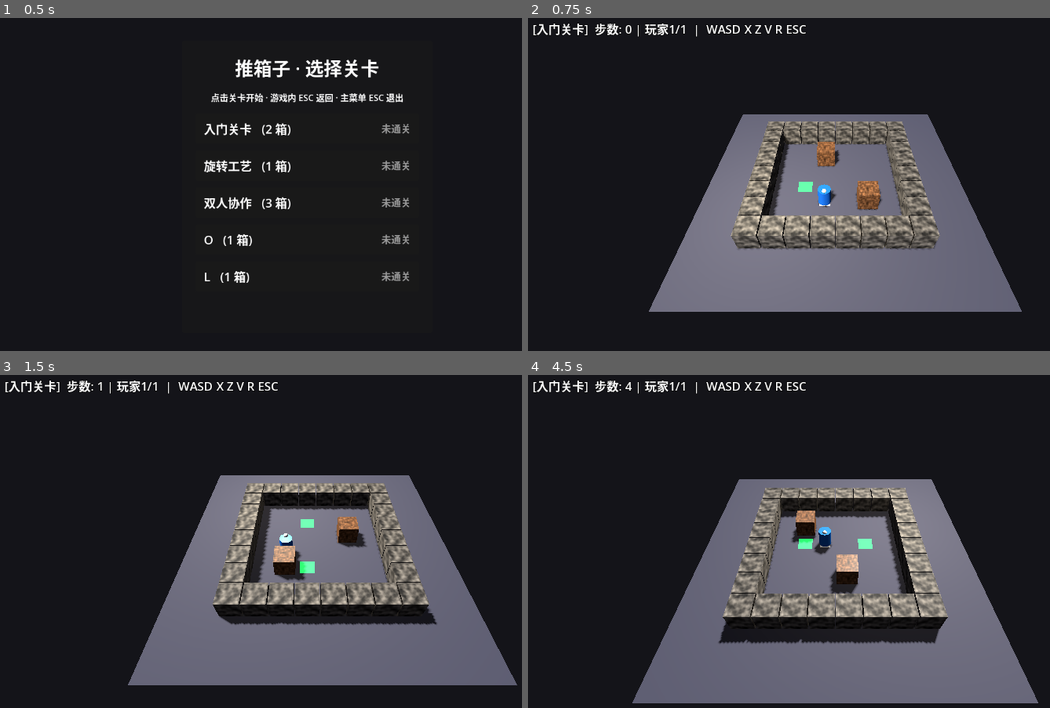
Above: before the commit, frames 1-4 (two rows, left to right).
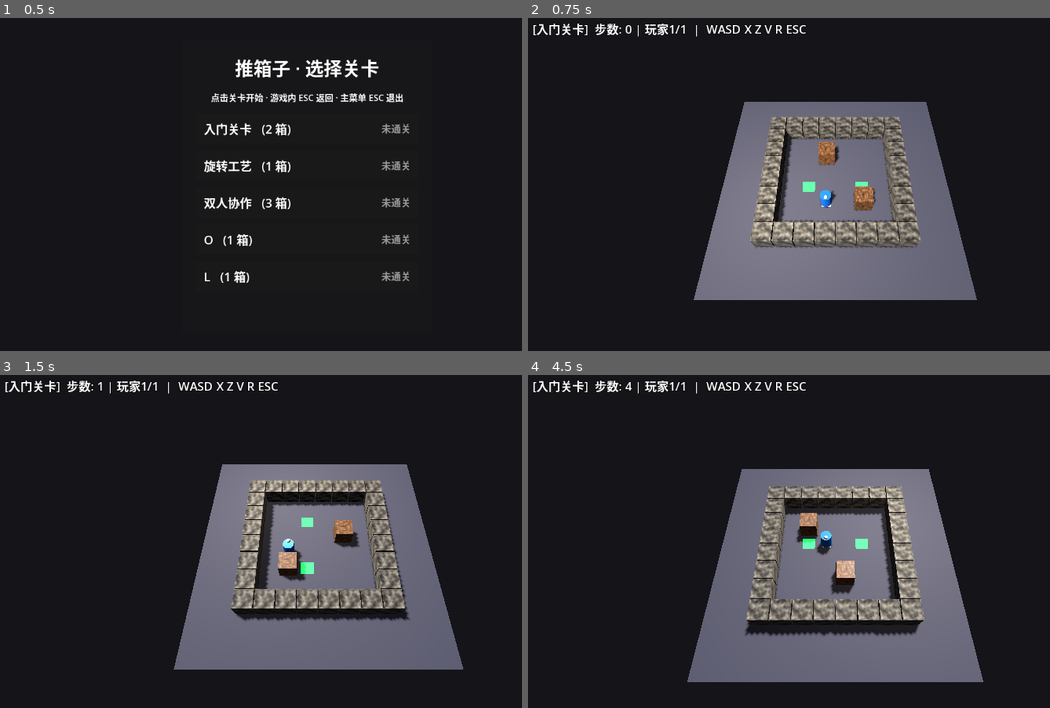
Above: after the commit, the same moments.

Repository: Kevin114514/GodotSokoban
Game: Godot game, scene res://LevelSelect.tscn
The game is run twice, just before and just after one commit, with the same random seed, the same clock (stepped at 60 frames per second) and the same inputs.
Inputs (mouse positions are in pixels of both pictures, inside the frame that each line leads up to):
- Up to frame 1 (0.5 s): no input
- Up to frame 2 (0.75 s): click (835, 127) at 0.52 s
- Up to frame 3 (1.5 s): tap Enter at 1.25 s; hold D from 1.28 s (still down); tap R at 1.35 s
- Up to frame 4 (4.5 s): tap Space at 2, 3.5 s; release D at 2.03 s; hold S 2.03-2.78 s; tap X at 2.1 s; tap Enter at 2.75, 4.25 s; hold D 2.78-3.53 s; tap Z at 2.85 s; hold W 3.53-4.28 s; tap V at 3.6 s; hold A from 4.28 s (still down); tap R at 4.35 s

Frame 1 is identical in both runs. In frame 2, 15% of the frame differs, in the area x 23-95%, y 25-89%; in frame 3, 17%; in frame 4, 20%, in the area x 20-98%, y 28-99%.

Commit message:
调整第三人称俯视角高度

Diff:
--- a/Main.gd
+++ b/Main.gd
@@ -308,7 +308,7 @@
 
 	# --- 摄像机 ---
 	var span: float = max(GRID_COLS, GRID_ROWS)
-	_tp_pos = Vector3(0, span * 1.15, span * 1.15)
+	_tp_pos = Vector3(0, span * 1.55, span * 0.95)
 	_tp_look = Vector3(0, 0, 0.5)
 	_cam = Camera3D.new()
 	_cam.name = "游戏摄像机"
